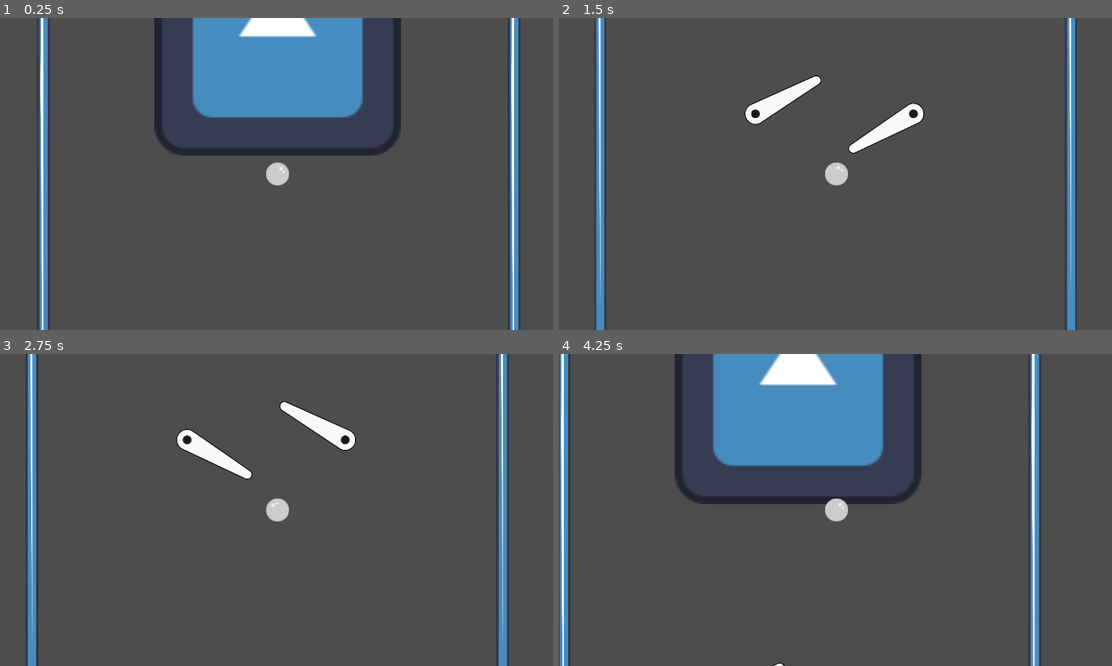
Above: before the commit, frames 1-4 (two rows, left to right).
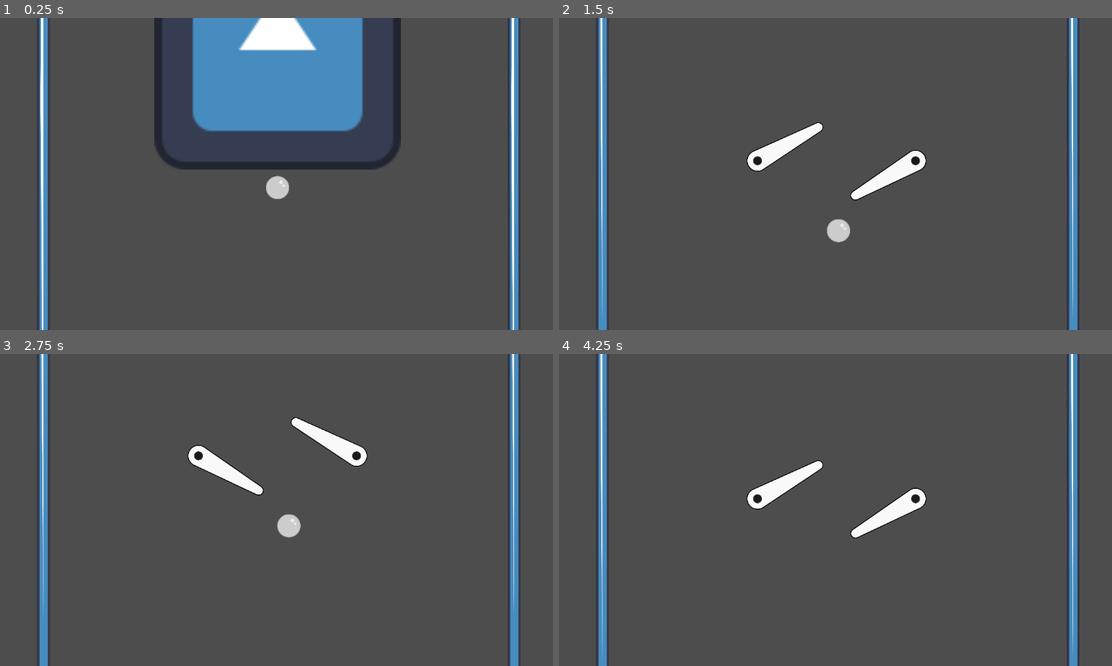
Above: after the commit, the same moments.

Repository: BradyMenswar/pinball-puzzle-game
Game: Godot game, scene res://Main.tscn
The game is run twice, just before and just after one commit, with the same random seed, the same clock (stepped at 60 frames per second) and the same inputs. The engine's default icon, where the game draws it, is replaced by a stand-in: a white triangle on a blue panel in a dark square.
Inputs:
- Up to frame 1 (0.25 s): no input
- Up to frame 2 (1.5 s): hold D (paddle_right) 0.53-1.28 s; hold A (paddle_left) from 1.28 s (still down)
- Up to frame 3 (2.75 s): release A (paddle_left) at 2.03 s; hold D (paddle_right) from 2.03 s (still down)
- Up to frame 4 (4.25 s): release D (paddle_right) at 3.53 s; hold A (paddle_left) from 3.53 s (still down); tap Space (reset_ball) at 4.15 s

The runs differ from the first frame. In frame 1, 5.0% of the frame differs, in the area x 7-93%, y 0-88%; in frame 2, 7.0%; in frame 3, 9.3%; in frame 4, 22%, in the area x 0-95%, y 0-100%.

Commit message:
feat: made max speed for ball; limited camera movement to only follow vertically

Diff:
--- a/Ball.gd
+++ b/Ball.gd
@@ -1,7 +1,9 @@
 extends RigidBody2D
 
 var reset_state = false
-var moveVector: Vector2
+var reset_location
+@export var max_speed = 100
+
 
 func _input(event):
 	if event.is_action_pressed("reset_ball"):
@@ -9,11 +11,16 @@
 
 func _integrate_forces(state):
 	if reset_state:
-		state.transform = Transform2D(0.0, moveVector)
+		state.transform = Transform2D(0.0, reset_location)
 		reset_state = false
 		angular_velocity = 0
 		linear_velocity = Vector2.ZERO
 
-func move_body(targetPos: Vector2):
-	moveVector = targetPos;
-	reset_state = true;
+func _physics_process(delta):
+	print("Velocity: ", linear_velocity)
+	if(linear_velocity.length() > max_speed):
+		linear_velocity = linear_velocity.normalized() * max_speed
+
+func move_body(target_location: Vector2):
+	reset_location = target_location
+	reset_state = true
--- a/Ball.tscn
+++ b/Ball.tscn
@@ -5,7 +5,7 @@
 
 [sub_resource type="PhysicsMaterial" id="PhysicsMaterial_ygdus"]
 friction = 0.0
-bounce = 0.25
+bounce = 0.2
 
 [sub_resource type="CircleShape2D" id="CircleShape2D_hfei8"]
 radius = 120.0
@@ -14,6 +14,7 @@
 physics_material_override = SubResource("PhysicsMaterial_ygdus")
 gravity_scale = 5.0
 center_of_mass_mode = 1
+lock_rotation = true
 script = ExtResource("1_usqew")
 
 [node name="Collision" type="CollisionShape2D" parent="."]
--- a/Main.tscn
+++ b/Main.tscn
@@ -61,6 +61,18 @@
 texture = ExtResource("3_3iv0c")
 
 [node name="Ball" parent="." instance=ExtResource("3_4ocnq")]
+mass = 5.0
+max_speed = 10000
 
 [node name="Camera2D" type="Camera2D" parent="Ball"]
 zoom = Vector2(0.2, 0.2)
+position_smoothing_enabled = true
+position_smoothing_speed = 2.5
+drag_horizontal_enabled = true
+drag_vertical_enabled = true
+drag_left_margin = 1.0
+drag_top_margin = 0.1
+drag_right_margin = 1.0
+drag_bottom_margin = 0.1
+editor_draw_limits = true
+editor_draw_drag_margin = true
